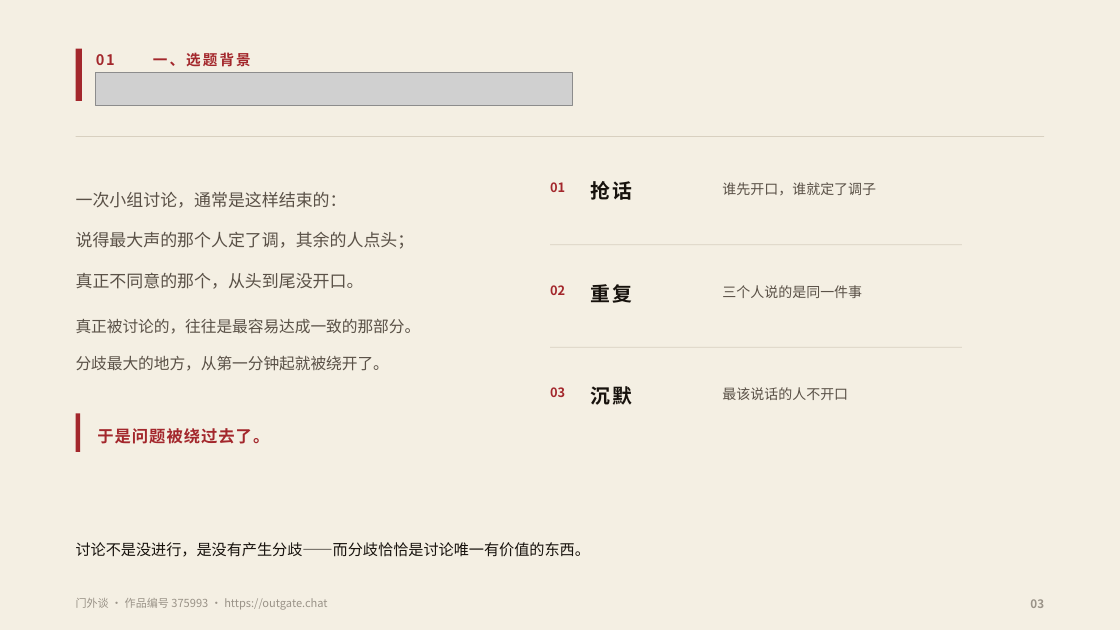
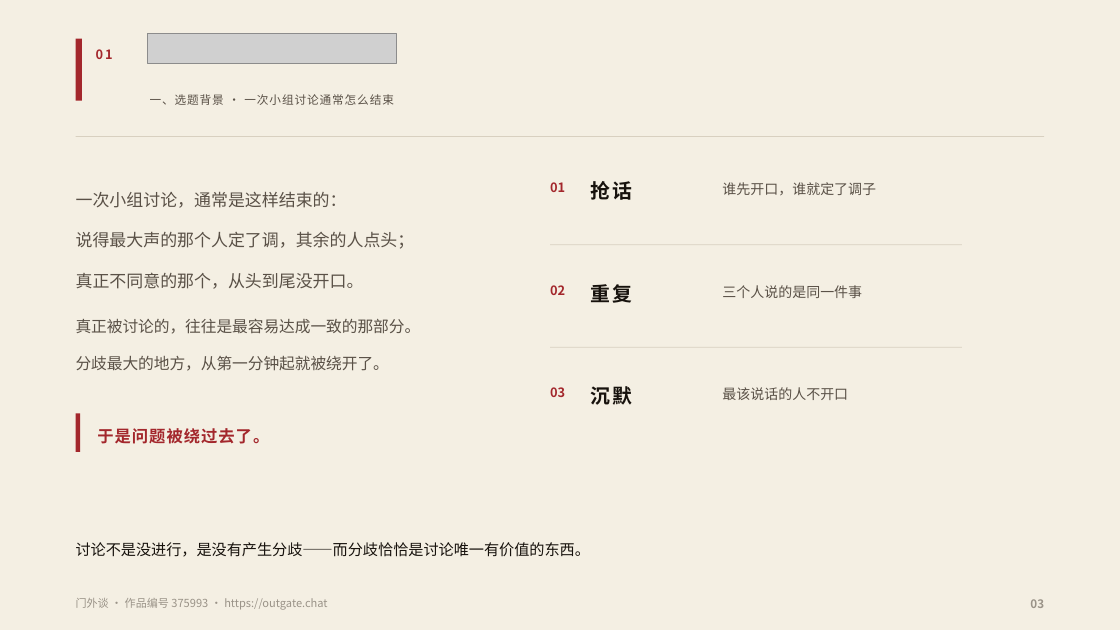
Before and after one commit to fsh114514/menwaitan, a slide deck: slide 3 of competition/答辩PPT.pptx. Drawn at 1120x630 pixels with LibreOffice and Linux fonts; fonts in the diff are those of the drawing; grey boxes stand for pictures. Boxes give left, top, right and bottom in pixels: in the first picture for what was removed or moved away, otherwise in the second. Text is boxed around its words. In the diff, an @@ line names an element or a change of style, - is before the commit and + after.

```diff
--- a/competition/答辩PPT.pptx
+++ b/competition/答辩PPT.pptx
@@ rectangle resized from (x1=76, y1=49, x2=82, y2=101) to (x1=76, y1=39, x2=82, y2=101) @@
@@ text "01" at (x1=96, y1=49, x2=113, y2=59): size 12.5 to 11 pt @@
@@ picture added at (x1=148, y1=34, x2=397, y2=63) @@
@@ picture removed at (x1=96, y1=72, x2=572, y2=106) @@
@@ text at (x1=150, y1=94, x2=394, y2=105): text changed; size 12.5 to 10 pt; text colour #A3272C to #5A5147; bold off @@
-一、选题背景
+一、选题背景 · 一次小组讨论通常怎么结束
```
Also in this commit, not shown: 13 other slides changed, 9 other files.
